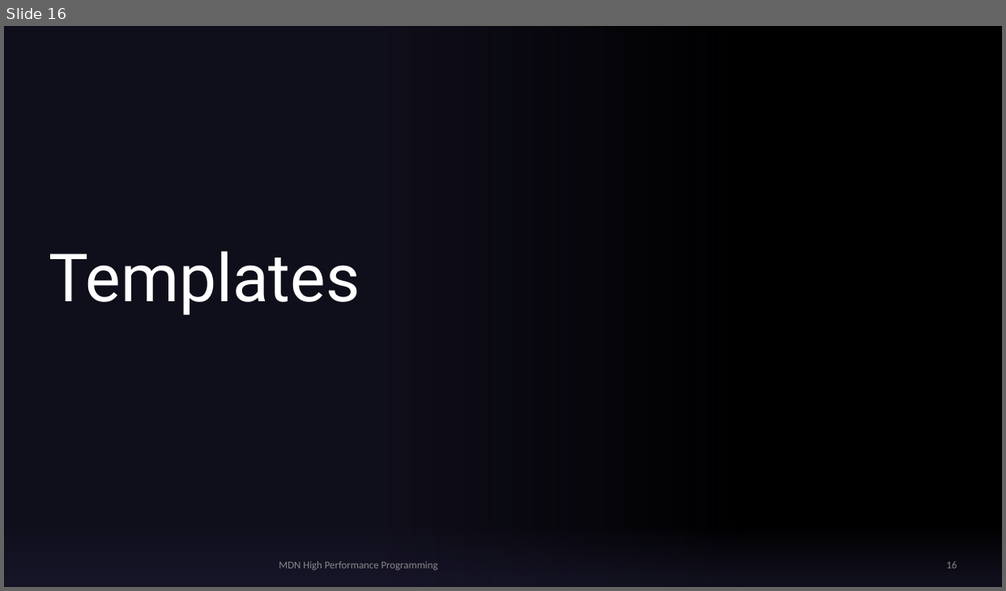
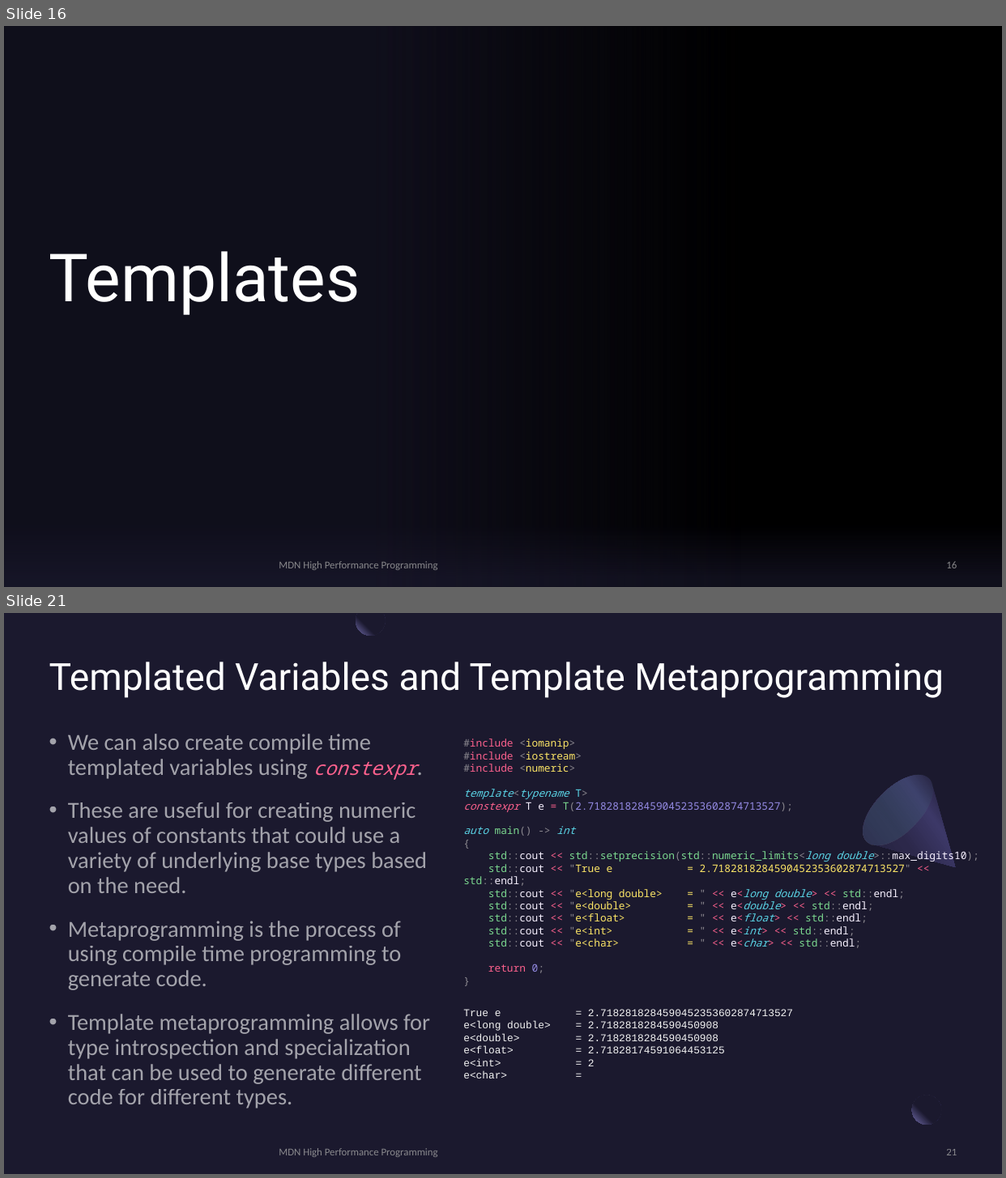
Before and after one commit to MonashDeepNeuron/HPP, a slide deck: content/part5/slides/hpp_part5.pptx. Shown one above the other, each under a label of ours: slide 16 before the commit, slides 16 and 21 after it; the slides between them are not shown. The pictures are 1006x591 and 1006x1178 pixels, drawn with LibreOffice and Linux fonts; fonts in the diff are those of the drawing; background and template pictures are left out. Boxes give left, top, right and bottom in pixels: in the first picture for what was removed or moved away, otherwise in the second. Text is boxed around its words. In the diff, an @@ line names an element or a change of style, - is before the commit and + after.

```diff
--- a/content/part5/slides/hpp_part5.pptx
+++ b/content/part5/slides/hpp_part5.pptx
@@ slide 21 added at bbox=[4, 613, 1002, 1174], background #1B192E @@
@@ freeform shape added at bbox=[356, 613, 385, 636], fill gradient #1B192E to #7771B2 @@
@@ title added at bbox=[49, 662, 944, 698], 36 pt, text #FFFFFF @@
+Templated Variables and Template Metaprogramming
@@ text added at bbox=[68, 734, 430, 1109], 22.2 pt, text #FFFFFF at 60% opacity @@
+• We can also create compile time templated variables using constexpr.
+• These are useful for creating numeric values of constants that could use a variety of underlying base types based on the need.
+• Metaprogramming is the process of using compile time programming to generate code.
+• Template metaprogramming allows for type introspection and specialization that can be used to generate different code for different types.
@@ text added at bbox=[463, 739, 978, 973], 10 pt, text #FCE566 @@
+#include <iomanip>
+#include <iostream>
+#include <numeric>
+template<typename T>
+constexpr T e = T(2.7182818284590452353602874713527);
+auto main() -> int
+{
+std::cout << std::setprecision(std::numeric_limits<long double>::max_digits10);
+std::cout << "True e = 2.7182818284590452353602874713527" << std::endl;
+std::cout << "e<long double> = " << e<long double> << std::endl;
+std::cout << "e<double> = " << e<double> << std::endl;
+std::cout << "e<float> = " << e<float> << std::endl;
+std::cout << "e<int> = " << e<int> << std::endl;
+std::cout << "e<char> = " << e<char> << std::endl;
+return 0;
+}
@@ freeform shape added at bbox=[851, 763, 987, 899], fill gradient #2C284A to #3C3867 to #1B192E @@
@@ ellipse added at bbox=[851, 763, 945, 857], fill gradient #454075 to #5BEFC1 @@
@@ text added at bbox=[569, 864, 911, 1067], 10 pt, text #F2F2F2 @@
+True e = 2.7182818284590452353602874713527
+e<long double> = 2.7182818284590450908
+e<double> = 2.7182818284590450908
+e<float> = 2.71828174591064453125
+e<int> = 2
+e<char> =
@@ ellipse added at bbox=[912, 1096, 941, 1125], fill gradient #1B192E to #7771B2 @@
@@ rectangle added at bbox=[941, 1090, 972, 1119], fill #1B192E at 80% opacity @@
@@ text added at bbox=[279, 1148, 438, 1157], 10 pt, text #A6A6A6 at 80% opacity @@
+MDN High Performance Programming
@@ page number added at bbox=[946, 1149, 957, 1156], 10 pt, text #A6A6A6 at 80% opacity @@
+21
```
Also in this commit, not shown: 5 slides changed, 23 other slides added, 5 slides removed, 48 other files.
